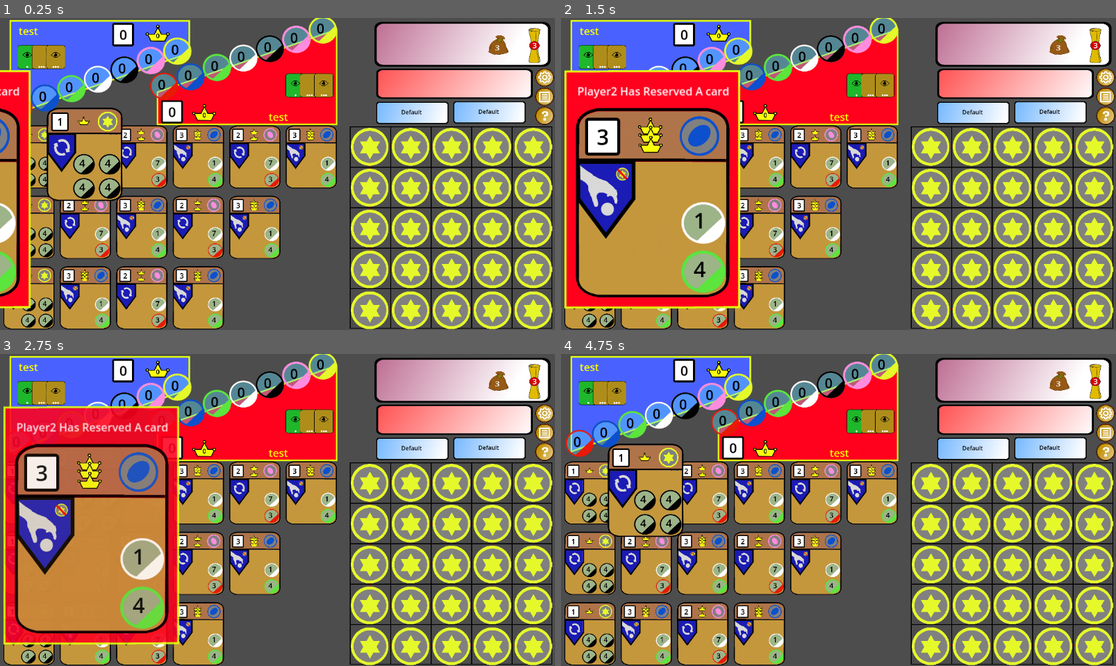
Above: before the commit, frames 1-4 (two rows, left to right).
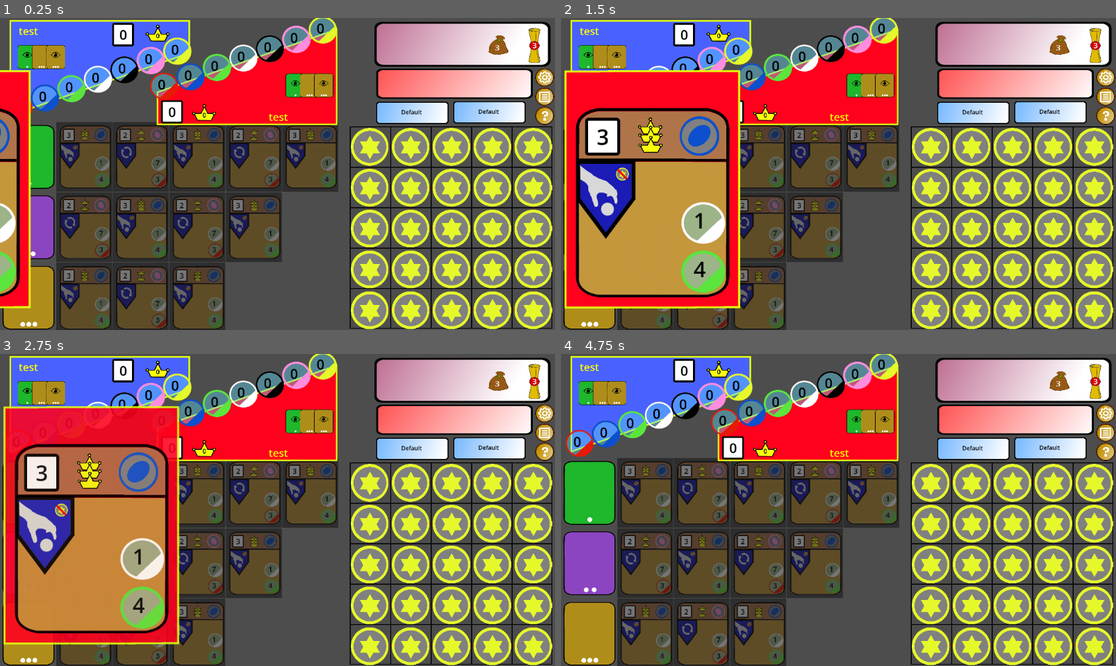
Above: after the commit, the same moments.

Repository: TonyNLM/Dueee
Game: Godot game, scene res://main.tscn
Same seed, same stepped clock (60 frames per second), same inputs: the game is played once before the commit and once after it. This scene is started directly instead of the project's main scene.
Inputs (mouse positions are in pixels of both pictures, inside the frame that each line leads up to):
- Up to frame 1 (0.25 s): no input
- Up to frame 2 (1.5 s): click (644, 158) at 0.52 s; click (971, 114) at 1.27 s
- Up to frame 3 (2.75 s): click (543, 413) at 2 s
- Up to frame 4 (4.75 s): click (1104, 432) at 2.75 s; click (1104, 450) at 3.5 s; click (971, 450) at 4.27 s

The runs differ from the first frame. In frame 1, 27% of the frame differs, in the area x 0-61%, y 22-100%; in frame 2, 13%; in frame 3, 13%; in frame 4, 30%, in the area x 0-61%, y 28-100%.

Commit message:
After Surgery

Diff:
--- a/Godot test/CardList.gd
+++ b/Godot test/CardList.gd
@@ -1,16 +1,35 @@
 extends VBoxContainer
+
+
+var FocusList:Array
+var Focus
 
 var CardList_CardValue
 var CardList
 var init
 # Called when the node enters the scene tree for the first time.
 func _ready():
+
+	init_self()
 	testing_self_setup()
-	pass # Replace with function body.
+
+
+func init_self():
+	if !init:
+		get_card_reference()
+	FocusList = []
+
+	Focus=false
+	$Card_Enlarge.visible = false
 
 
 # Called every frame. 'delta' is the elapsed time since the previous frame.
 func _process(delta):
+	if Focus:
+		var mouse_position = get_local_mouse_position()
+		var offset_x
+		var offset_y
+		$Card_Enlarge.position = mouse_position
 	pass
 
 
@@ -42,6 +61,31 @@
 		return
 
 	CardList_CardValue[tier-1][position] = card_num
-	Utils.cardLoader(CardList[tier-1][position], card_num)
+	CardList[tier-1][position]._card_ins.cardLoader(card_num)
 
 	pass
+
+
+func add_focus(num:int):
+	if !Focus:
+		Focus=true
+		$Card_Enlarge.visible=true
+		FocusList.append(num)
+	else:
+		FocusList.append(num)
+	$Card_Enlarge._card_ins.cardLoader(num)
+
+func remove_focus(num:int):
+	if FocusList.size()>0 and FocusList[0]!=num:
+		return
+	Focus=false
+	$Card_Enlarge.visible=false
+	if FocusList.size()>0:
+		FocusList=[]
+
+
+func force_remove_focus():
+	Focus=false
+	$Card_Enlarge.visibile=false
+	if FocusList.size()>0:
+		FocusList=[]
--- a/Godot test/CardList.tscn
+++ b/Godot test/CardList.tscn
@@ -1,7 +1,11 @@
-[gd_scene load_steps=3 format=3 uid="uid://dkxiywhpo54ww"]
+[gd_scene load_steps=7 format=3 uid="uid://dkxiywhpo54ww"]
 
 [ext_resource type="PackedScene" uid="uid://drtpxaydwef5n" path="res://card_base.tscn" id="1_0o4n2"]
 [ext_resource type="Script" path="res://CardList.gd" id="1_mon3c"]
+[ext_resource type="Texture2D" uid="uid://cxldofsyrku4j" path="res://Fairy Pics/tier1CardBack.png" id="2_cj670"]
+[ext_resource type="PackedScene" uid="uid://cionjq2bck6s0" path="res://Card_Button.tscn" id="3_moseu"]
+[ext_resource type="Texture2D" uid="uid://bwqht75wqi8sl" path="res://Fairy Pics/tier2CardBack.png" id="4_g5ujn"]
+[ext_resource type="Texture2D" uid="uid://c3feee06a8gpk" path="res://Fairy Pics/tier3CardBack.png" id="5_u8lof"]
 
 [node name="Card_Pile" type="VBoxContainer"]
 offset_left = 21.0
@@ -19,37 +23,25 @@
 custom_minimum_size = Vector2(400, 0)
 layout_mode = 2
 
-[node name="Card_Base" parent="HBoxContainer/CenterContainer" instance=ExtResource("1_0o4n2")]
+[node name="Tier_Card" type="Sprite2D" parent="HBoxContainer/CenterContainer"]
+position = Vector2(203.846, 250)
+scale = Vector2(0.505, 0.505)
+texture = ExtResource("2_cj670")
 
-[node name="CenterContainer2" type="CenterContainer" parent="HBoxContainer"]
-custom_minimum_size = Vector2(400, 0)
+[node name="CenterContainer2" parent="HBoxContainer" instance=ExtResource("3_moseu")]
 layout_mode = 2
 
-[node name="Card_Base" parent="HBoxContainer/CenterContainer2" instance=ExtResource("1_0o4n2")]
-
-[node name="CenterContainer3" type="CenterContainer" parent="HBoxContainer"]
-custom_minimum_size = Vector2(400, 0)
+[node name="CenterContainer3" parent="HBoxContainer" instance=ExtResource("3_moseu")]
 layout_mode = 2
 
-[node name="Card_Base" parent="HBoxContainer/CenterContainer3" instance=ExtResource("1_0o4n2")]
-
-[node name="CenterContainer4" type="CenterContainer" parent="HBoxContainer"]
-custom_minimum_size = Vector2(400, 0)
+[node name="CenterContainer4" parent="HBoxContainer" instance=ExtResource("3_moseu")]
 layout_mode = 2
 
-[node name="Card_Base" parent="HBoxContainer/CenterContainer4" instance=ExtResource("1_0o4n2")]
-
-[node name="CenterContainer5" type="CenterContainer" parent="HBoxContainer"]
-custom_minimum_size = Vector2(400, 0)
+[node name="CenterContainer5" parent="HBoxContainer" instance=ExtResource("3_moseu")]
 layout_mode = 2
 
-[node name="Card_Base" parent="HBoxContainer/CenterContainer5" instance=ExtResource("1_0o4n2")]
-
-[node name="CenterContainer6" type="CenterContainer" parent="HBoxContainer"]
-custom_minimum_size = Vector2(400, 0)
+[node name="CenterContainer6" parent="HBoxContainer" instance=ExtResource("3_moseu")]
 layout_mode = 2
-
-[node name="Card_Base" parent="HBoxContainer/CenterContainer6" instance=ExtResource("1_0o4n2")]
 
 [node name="HBoxContainer2" type="HBoxContainer" parent="."]
 custom_minimum_size = Vector2(500, 500)
@@ -59,31 +51,22 @@
 custom_minimum_size = Vector2(400, 0)
 layout_mode = 2
 
-[node name="Card_Base" parent="HBoxContainer2/CenterContainer" instance=ExtResource("1_0o4n2")]
+[node name="Tier_Card" type="Sprite2D" parent="HBoxContainer2/CenterContainer"]
+position = Vector2(203.846, 250)
+scale = Vector2(0.505, 0.505)
+texture = ExtResource("4_g5ujn")
 
-[node name="CenterContainer2" type="CenterContainer" parent="HBoxContainer2"]
-custom_minimum_size = Vector2(400, 0)
+[node name="CenterContainer2" parent="HBoxContainer2" instance=ExtResource("3_moseu")]
 layout_mode = 2
 
-[node name="Card_Base" parent="HBoxContainer2/CenterContainer2" instance=ExtResource("1_0o4n2")]
-
-[node name="CenterContainer3" type="CenterContainer" parent="HBoxContainer2"]
-custom_minimum_size = Vector2(400, 0)
+[node name="CenterContainer3" parent="HBoxContainer2" instance=ExtResource("3_moseu")]
 layout_mode = 2
 
-[node name="Card_Base" parent="HBoxContainer2/CenterContainer3" instance=ExtResource("1_0o4n2")]
-
-[node name="CenterContainer4" type="CenterContainer" parent="HBoxContainer2"]
-custom_minimum_size = Vector2(400, 0)
+[node name="CenterContainer4" parent="HBoxContainer2" instance=ExtResource("3_moseu")]
 layout_mode = 2
 
-[node name="Card_Base" parent="HBoxContainer2/CenterContainer4" instance=ExtResource("1_0o4n2")]
-
-[node name="CenterContainer5" type="CenterContainer" parent="HBoxContainer2"]
-custom_minimum_size = Vector2(400, 0)
+[node name="CenterContainer5" parent="HBoxContainer2" instance=ExtResource("3_moseu")]
 layout_mode = 2
-
-[node name="Card_Base" parent="HBoxContainer2/CenterContainer5" instance=ExtResource("1_0o4n2")]
 
 [node name="HBoxContainer3" type="HBoxContainer" parent="."]
 custom_minimum_size = Vector2(500, 500)
@@ -93,26 +76,20 @@
 custom_minimum_size = Vector2(400, 0)
 layout_mode = 2
 
-[node name="Card_Base" parent="HBoxContainer3/CenterContainer" instance=ExtResource("1_0o4n2")]
+[node name="Tier_Card" type="Sprite2D" parent="HBoxContainer3/CenterContainer"]
+position = Vector2(203.846, 250)
+scale = Vector2(0.505, 0.505)
+texture = ExtResource("5_u8lof")
 
-[node name="CenterContainer2" type="CenterContainer" parent="HBoxContainer3"]
-custom_minimum_size = Vector2(400, 0)
+[node name="CenterContainer2" parent="HBoxContainer3" instance=ExtResource("3_moseu")]
 layout_mode = 2
 
-[node name="Card_Base" parent="HBoxContainer3/CenterContainer2" instance=ExtResource("1_0o4n2")]
-
-[node name="CenterContainer3" type="CenterContainer" parent="HBoxContainer3"]
-custom_minimum_size = Vector2(400, 0)
+[node name="CenterContainer3" parent="HBoxContainer3" instance=ExtResource("3_moseu")]
 layout_mode = 2
 
-[node name="Card_Base" parent="HBoxContainer3/CenterContainer3" instance=ExtResource("1_0o4n2")]
-
-[node name="CenterContainer4" type="CenterContainer" parent="HBoxContainer3"]
-custom_minimum_size = Vector2(400, 0)
+[node name="CenterContainer4" parent="HBoxContainer3" instance=ExtResource("3_moseu")]
 layout_mode = 2
 
-[node name="Card_Base" parent="HBoxContainer3/CenterContainer4" instance=ExtResource("1_0o4n2")]
-
 [node name="Card_Enlarge" parent="." instance=ExtResource("1_0o4n2")]
-position = Vector2(296.154, 38.4615)
+position = Vector2(3223.08, -215.385)
 scale = Vector2(0.74, 0.74)
--- /dev/null
+++ b/Godot test/Card_Button.tscn
@@ -0,0 +1,14 @@
+[gd_scene load_steps=3 format=3 uid="uid://cionjq2bck6s0"]
+
+[ext_resource type="PackedScene" uid="uid://drtpxaydwef5n" path="res://card_base.tscn" id="1_k6vya"]
+[ext_resource type="Script" path="res://Card_List_Button.gd" id="2_wskt4"]
+
+[node name="CenterContainer2" type="CenterContainer"]
+custom_minimum_size = Vector2(400, 0)
+
+[node name="Card_Base" parent="." instance=ExtResource("1_k6vya")]
+
+[node name="Button" type="Button" parent="."]
+custom_minimum_size = Vector2(400, 500)
+layout_mode = 2
+script = ExtResource("2_wskt4")
--- /dev/null
+++ b/Godot test/Card_List_Button.gd
@@ -0,0 +1,30 @@
+extends Button
+
+var Card_Sibling
+var CardListController
+# Called when the node enters the scene tree for the first time.
+func init_ref():
+	var P1 = self.get_parent()
+	var P2 = P1.get_parent()
+	print(P2)
+	var P3 = P2.get_parent()
+	CardListController = P3
+	Card_Sibling = P1.get_node("Card_Base")
+	print("Finish ref")
+
+func _ready():
+	init_ref()
+	self.connect("mouse_entered", onFocus)
+	self.connect("mouse_exited", onExit)
+
+	pass
+# Called every frame. 'delta' is the elapsed time since the previous frame.
+func _process(delta):
+	pass
+
+func onFocus():
+	print(CardListController)
+	CardListController.add_focus(Card_Sibling._card_ins.CardNum)
+	pass
+func onExit():
+	CardListController.remove_focus(Card_Sibling._card_ins.CardNum)
--- a/Godot test/Player2_Card_Interaction_Popup.gd
+++ b/Godot test/Player2_Card_Interaction_Popup.gd
@@ -4,7 +4,8 @@
 # Called when the node enters the scene tree for the first time.
 func _ready():
 	startingPosition=self.position
-	Utils.cardLoader($Card_Base, 3)
+
+	$Container/Card_Base._card_ins.cardLoader(3)
 	ShowPopup(1)
 	pass # Replace with function body.
 
@@ -16,7 +17,7 @@
 func ShowPopup(card_num: int):
 	self.position=startingPosition
 	var tweenMovement = create_tween()
-	var spriteWidth = $Sprite2D.get_texture().get_size().x * $Sprite2D.scale.x
+	var spriteWidth = $Container/Sprite2D.get_texture().get_size().x * $Container/Sprite2D.scale.x
 	print(spriteWidth)
 	var currentPosition = self.position
 	var finalPosition = Vector2(0, currentPosition.y)
@@ -24,4 +25,7 @@
 	tweenMovement.tween_callback(FadePopup)
 func FadePopup():
 	#object, duraiton, delay, need to revert?
-	Utils.fadeOutObject(self, 2,1, false)
+	Utils.fadeOutObject(self, 2,1, false, RevertPosition)
+
+func RevertPosition():
+	self.position=startingPosition
--- a/Godot test/Utils.gd
+++ b/Godot test/Utils.gd
@@ -8,7 +8,7 @@
 func _process(delta):
 	pass
 
-func fadeOutObject(obj, duration:float=2, delay:float=0, revert:bool=false):
+func fadeOutObject(obj, duration:float=2, delay:float=0, revert:bool=false, callback:Callable=nullCallback):
 	var fadeTween = create_tween()
 	var currentColor = obj.modulate
 	var targetColor = Color(currentColor.r, currentColor.g, currentColor.b, 0)
@@ -17,6 +17,8 @@
 		var lambda = func():
 			obj.modulate.a = 1
 		fadeTween.tween_callback(lambda)
+	if callback!=nullCallback:
+		fadeTween.tween_callback(callback)
 
 
 #func revertFadedObject(obj):
@@ -28,23 +30,5 @@
 	var targetColor = Color(currentColor.r, currentColor.g, currentColor.b, 1)
 	fadeTween.tween_property(obj, "modulate", targetColor, 2)
 
-func cardLoader(card_obj:Node, card_num:int):
-	var card_details=lookupCardData(card_num)
-	#tier is not yet implemented
-	card_obj.changeCardScore(card_details[Enums.CardDetail.Score])
-	card_obj.changeCardCrown(card_details[Enums.CardDetail.Crown])
-	card_obj.changeCardTokenColour(card_details[Enums.CardDetail.Bonus])
-	card_obj.changeCardSkill(card_details[Enums.CardDetail.Skill])
-	card_obj.changeCardCost(card_details[Enums.CardDetail.Cost])
-
-
-
+func nullCallback():
 	pass
-	#incomplete function
-func lookupCardData(card_num:int):
-	var lookupResult
-	if card_num%2==0:
-		lookupResult = [1,2,2,Enums.TokenColour.Pink, Enums.Skill.ExtraTurn, [[Enums.TokenColour.Red, 3],[Enums.TokenColour.White, 7]]]
-	else:
-		lookupResult = [2,3,3,Enums.TokenColour.Blue, Enums.Skill.StealToken, [[Enums.TokenColour.Green, 4],[Enums.TokenColour.White, 1]]]
-	return lookupResult
--- a/Godot test/card_base.gd
+++ b/Godot test/card_base.gd
@@ -1,117 +1,128 @@
 extends Node2D
 
-var CardPoints
-var CardSkill
-var TokenSkill
-var CrownImageHolder
-var CardToken
-var CostItems
+class Card:
+
+	var init
+	var CardObject
+	var CardNum
 
 
 
-static var skillIcons = {1:preload("res://Fairy Pics/card_skill_ExtraTurn.png"), 3:preload("res://Fairy Pics/card_skill_TakeToken.png"), 4:preload("res://Fairy Pics/card_skill_TakePriv.png"), 5:preload("res://Fairy Pics/card_skill_StealToken.png")}
+	var CardPoints
+	var CardSkill
+	var TokenSkill
+	var CrownImageHolder
+	var CardToken
+	var CostItems
+
+
+	static var skillIcons = {1:preload("res://Fairy Pics/card_skill_ExtraTurn.png"), 3:preload("res://Fairy Pics/card_skill_TakeToken.png"), 4:preload("res://Fairy Pics/card_skill_TakePriv.png"), 5:preload("res://Fairy Pics/card_skill_StealToken.png")}
+
+	func Card_init():
+		CardPoints = CardObject.get_node("CardScore/CardPoints")
+		CardSkill = CardObject.get_node("CardSkill")
+		TokenSkill = CardObject.get_node("CardSkill/TokenSkill")
+		CrownImageHolder = CardObject.get_node("Crown_Base/Crown_Image_Holder")
+		CardToken = CardObject.get_node("CardToken")
+		CostItems = [
+			CardObject.get_node("CostContainer/CostItem1/Cost_Parent"),
+			CardObject.get_node("CostContainer/CostItem2/Cost_Parent"),
+			CardObject.get_node("CostContainer/CostItem3/Cost_Parent"),
+			CardObject.get_node("CostContainer/CostItem4/Cost_Parent")
+		]
+		init = true
+#	func _ready():
+#		Card_init()
+#		pass # Replace with function body.
+#
+#	func _process(delta):
+#		pass
+
+	func changeCardSkill(skillNum:Enums.Skill):
+		if skillNum > 5 or skillNum < 0:
+			return
+
+		if skillNum == Enums.Skill.TakeToken:
+			TokenSkill.visible = true
+		else:
+			TokenSkill.visible = false
+
+		if skillNum == Enums.Skill.NoSkill:
+			CardSkill.visible = false
+			return
+		if skillNum == Enums.Skill.WildBonus:
+			CardSkill.visible = false
+			changeCardTokenColour(Enums.TokenColour.Wild)
+			return
+
+		CardSkill.visible = true
+		CardSkill.texture = skillIcons[skillNum]
+		print("Skill Changed To" + str(skillNum))
+		return
+
+	func changeCardTokenColour(colour:Enums.TokenColour):
+		if colour > 7 or colour < 0:
+			return
+		CardToken.changeColour(colour)
+		TokenSkill.changeColour(colour)
+		return
+
+	func changeCardCost(costArray: Array):
+		var Cost_Parent_In_Use = 1
+		var i = 0
+		var max_array_index = costArray.size() - 1
+
+		while i <= max_array_index and i < 4:
+			var costInfo = costArray[i]
+			if costInfo[0] >= 1 and costInfo[0] <= 6 and costInfo[1] > 0:
+				CostItems[Cost_Parent_In_Use - 1].visible = true
+				CostItems[Cost_Parent_In_Use - 1].changeCostColour(costInfo[0])
+				CostItems[Cost_Parent_In_Use - 1].changeCostText(costInfo[1])
+				Cost_Parent_In_Use += 1
+
+			i += 1
+		if Cost_Parent_In_Use != 4:
+			while Cost_Parent_In_Use <= 4:
+				CostItems[Cost_Parent_In_Use - 1].visible = false
+				Cost_Parent_In_Use += 1
+
+	func changeCardScore(num: int):
+		if num < 0:
+			return
+		CardPoints.text = str(num)
+
+	func changeCardCrown(num: int):
+		if num < 0 or num > 3:
+			return
+		CrownImageHolder.setCrownImage(num)
+
+
+	func cardLoader(card_num: int):
+		CardNum=card_num
+		var card_details = lookupCardData(card_num)
+		changeCardScore(card_details[Enums.CardDetail.Score])
+		changeCardCrown(card_details[Enums.CardDetail.Crown])
+		changeCardTokenColour(card_details[Enums.CardDetail.Bonus])
+		changeCardSkill(card_details[Enums.CardDetail.Skill])
+		changeCardCost(card_details[Enums.CardDetail.Cost])
+
+	func lookupCardData(card_num: int):
+		var lookupResult
+		if card_num % 2 == 0:
+			lookupResult = [1, 2, 2, Enums.TokenColour.Pink, Enums.Skill.ExtraTurn, [[Enums.TokenColour.Red, 3], [Enums.TokenColour.White, 7]]]
+		else:
+			lookupResult = [2, 3, 3, Enums.TokenColour.Blue, Enums.Skill.StealToken, [[Enums.TokenColour.Green, 4], [Enums.TokenColour.White, 1]]]
+		return lookupResult
 
 
 
-# Called when the node enters the scene tree for the first time.
+var _card_ins
+var init
 func _ready():
-	CardPoints = $CardScore/CardPoints
-	CardSkill = $CardSkill
-	TokenSkill = $CardSkill/TokenSkill
-	CrownImageHolder = $Crown_Base/Crown_Image_Holder
-	CardToken = $CardToken
-	CostItems=[$CostContainer/CostItem1/Cost_Parent, $CostContainer/CostItem2/Cost_Parent, $CostContainer/CostItem3/Cost_Parent, $CostContainer/CostItem4/Cost_Parent]
+	init_self()
 
-	pass # Replace with function body.
-
-
-# Called every frame. 'delta' is the elapsed time since the previous frame.
-func _process(delta):
-	pass
-
-
-
-
-
-
-
-
-#Below are the function calls to modify the card
-
-
-func changeCardSkill(skillNum:Enums.Skill):
-	if skillNum>5 or skillNum<0:
-		return
-
-	if (skillNum == Enums.Skill.TakeToken):
-		TokenSkill.visible=true
-	else:
-		TokenSkill.visible=false
-
-	if (skillNum == Enums.Skill.NoSkill):
-		CardSkill.visible = false
-		return
-	if (skillNum == Enums.Skill.WildBonus):
-		CardSkill.visible = false
-		changeCardTokenColour(Enums.TokenColour.Wild)
-		return
-
-	CardSkill.visible = true
-	CardSkill.texture = skillIcons[skillNum]
-	print("Skill Changed To"+str(skillNum))
-	return
-
-
-
-
-
-
-func changeCardTokenColour(colour:Enums.TokenColour):
-	if colour>7 or colour<0:
-		return
-	CardToken.changeColour(colour)
-	TokenSkill.changeColour(colour)
-	return
-
-
-
-
-
-	#Example: changeCardCost([[1,5],[2,4],[3,3],[4,2]])
-func changeCardCost(costArray: Array):
-	var Cost_Parent_In_Use = 1
-	var i = 0
-	var max_array_index = costArray.size()-1
-
-	while (i<=max_array_index and i<4):
-		var costInfo = costArray[i]
-		#costInfo[0] indicates token cost colour, [1] indicating token cost amount
-		#the token cost colour follows the same Enum as token colour
-		if costInfo[0]>=1 and costInfo[0]<=6 and costInfo[1]>0:
-			CostItems[Cost_Parent_In_Use-1].visible = true
-			CostItems[Cost_Parent_In_Use-1].changeCostColour(costInfo[0])
-			CostItems[Cost_Parent_In_Use-1].changeCostText(costInfo[1])
-			Cost_Parent_In_Use+=1
-
-
-
-		i+=1
-	if Cost_Parent_In_Use!=4:
-		while Cost_Parent_In_Use<=4:
-			CostItems[Cost_Parent_In_Use-1].visible = false
-			Cost_Parent_In_Use+=1
-
-
-
-
-
-func changeCardScore(num:int):
-	if num<0:
-		return
-	CardPoints.text = str(num)
-
-
-func changeCardCrown(num:int):
-	if num<0 or num>3:
-		return
-	CrownImageHolder.setCrownImage(num)
+func init_self():
+	_card_ins=Card.new()
+	_card_ins.CardObject = self
+	_card_ins.Card_init()
+	init = _card_ins.init
--- a/Godot test/player_2_card_interaction_popup.tscn
+++ b/Godot test/player_2_card_interaction_popup.tscn
@@ -7,19 +7,21 @@
 [node name="Player2_Card_Interaction_Popup" type="Node2D"]
 script = ExtResource("1_a4led")
 
-[node name="Sprite2D" type="Sprite2D" parent="."]
+[node name="Container" type="Container" parent="."]
+offset_right = 40.0
+offset_bottom = 40.0
+mouse_filter = 2
+
+[node name="Sprite2D" type="Sprite2D" parent="Container"]
 position = Vector2(190, 255)
 scale = Vector2(0.62, 0.6275)
 texture = ExtResource("2_k7n74")
 
-[node name="RichTextLabel" type="RichTextLabel" parent="."]
-offset_left = 34.0
-offset_top = 34.0
-offset_right = 287.0
-offset_bottom = 73.0
-scale = Vector2(1.44, 1.44)
+[node name="RichTextLabel" type="RichTextLabel" parent="Container"]
+layout_mode = 2
+mouse_filter = 2
 text = "Player2 Has Reserved A card"
 
-[node name="Card_Base" parent="." instance=ExtResource("3_ngp3d")]
-position = Vector2(8, 169)
+[node name="Card_Base" parent="Container" instance=ExtResource("3_ngp3d")]
+position = Vector2(7.99999, 169)
 scale = Vector2(0.435, 0.435)
